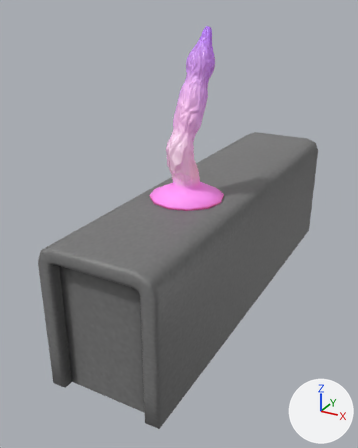
The glTF model data/toys/toyA/ToyA.gltf as it was, and as the next commit left it.
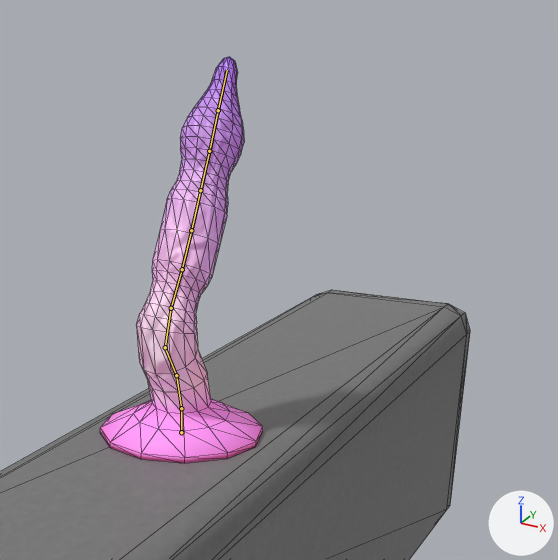
Each version is shown whole from a 50 mm camera at (12.59, -24.73, 18.31) aimed at (-1.47, 0.83, 5.53), then close up on the part from 29% to 100% of the width and 0% to 57% of the height. Lighting does not change. The marker at lower right points along +X, +Y and +Z. Both versions are drawn at frame 7 of the action 'GAME.GIRL_TOYA.PLAY.A2.P2'; the numbers are the values there. The bones that bend it are drawn over the model as lines in the close-ups. The close-ups show mesh edges as thin lines.

The first close-up shows 'hassock.toyA', 'toyA'.
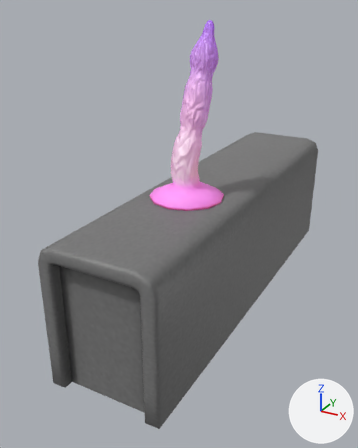
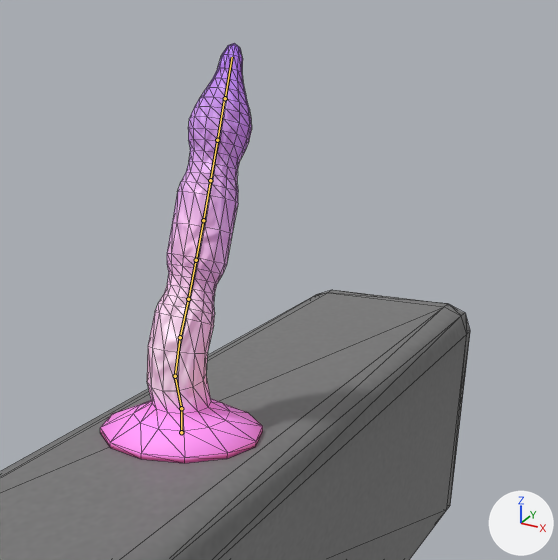
What the commit changed:
Bone 'Bone.001' (bone_bone_001) turns from (13, 0, 2) to (15, 0, 3) degrees about its own x, y and z.
Bone 'Bone.002' (bone_bone_002) turns from (16, 0, 2) to (-29, -1, -4) degrees about its own x, y and z.
Bone 'Bone.003' (bone_bone_003) turns from (-44, -2, -6) to (-7, 0, -3) degrees about its own x, y and z.
Bone 'Bone.004' (bone_bone_004) turns from (-13, 0, -2) to (3, 0, 0) degrees about its own x, y and z.
Bone 'Bone.005' (bone_bone_005) turns from (4, 0, 1) to (1, 0, 0) degrees about its own x, y and z.
Bone 'Bone.006' (bone_bone_006) turns from (1, 0, 0) to (0, 0, 0) degrees about its own x, y and z.

Location of each change, (x1, y1, x2, y2) in pixels of the close-ups (558 x 560 px):
'toyA', posed
    before: (100, 57, 263, 463)
    after: (100, 43, 263, 463)
bone 'Bone.001', root to tip
    before: (181, 408) to (176, 375)
    after: (181, 408) to (175, 376)
bone 'Bone.002', root to tip
    before: (176, 375) to (165, 347)
    after: (175, 376) to (180, 337)
bone 'Bone.003', root to tip
    before: (165, 347) to (171, 308)
    after: (180, 337) to (188, 299)
bone 'Bone.004', root to tip
    before: (171, 308) to (182, 269)
    after: (188, 299) to (196, 260)
bone 'Bone.005', root to tip
    before: (182, 269) to (191, 230)
    after: (196, 260) to (203, 220)
bone 'Bone.006', root to tip
    before: (191, 230) to (200, 190)
    after: (203, 220) to (210, 180)
